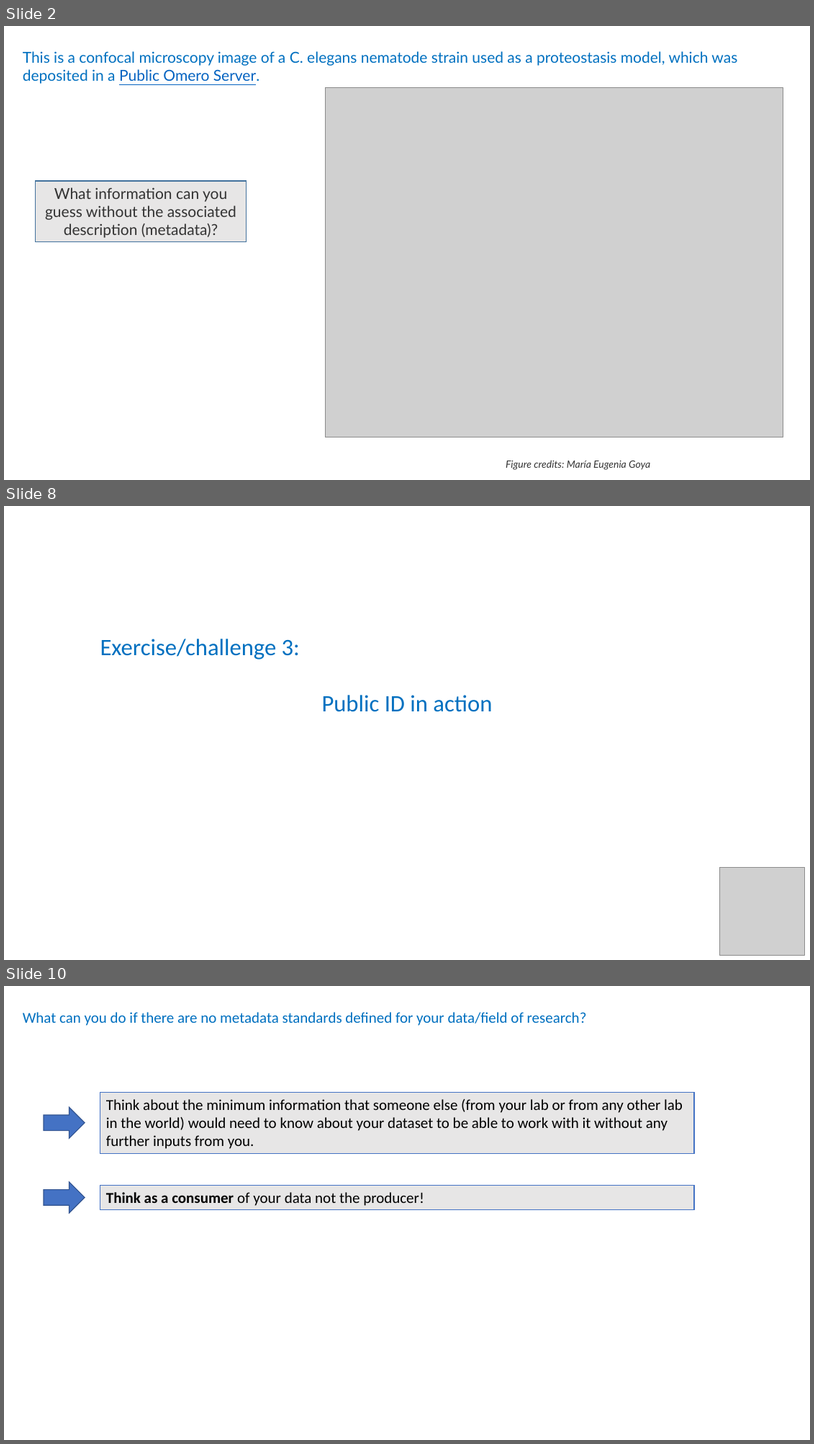
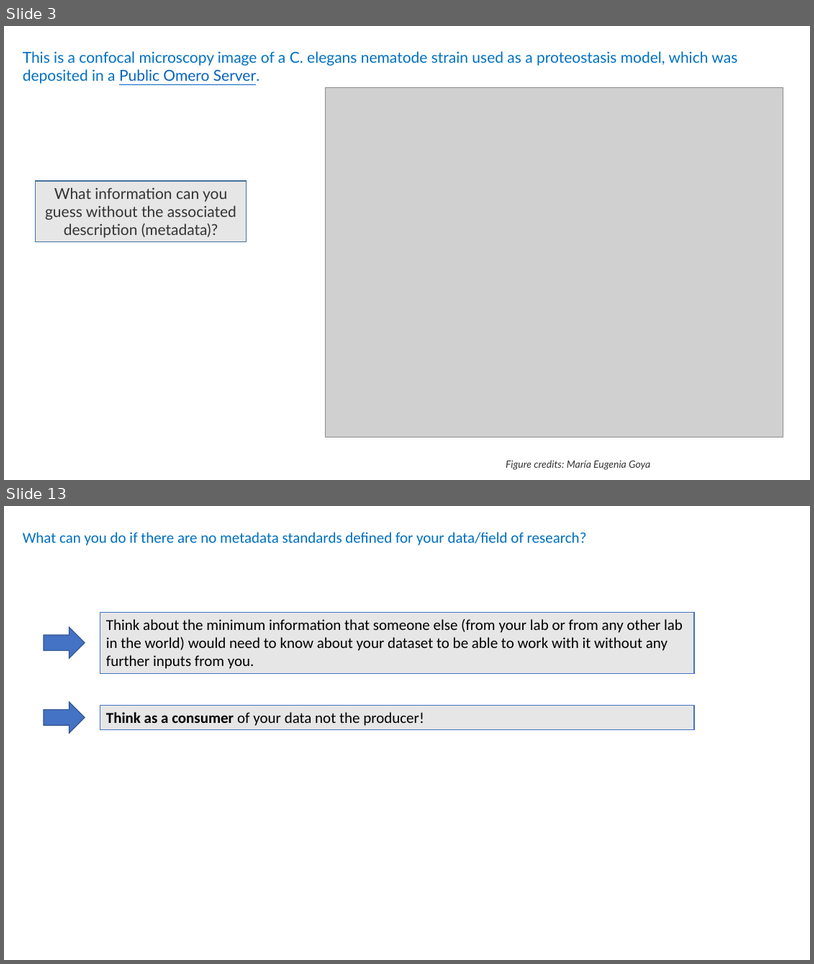
Before and after one commit to tobyhodges/solid-waddle, a slide deck: instructors/04-intro-to-metadata.pptx. Shown one above the other, each under a label of ours: slides 2, 8 and 10 before the commit, slides 3 and 13 after it; the slides between them are not shown. The pictures are 814x1444 and 814x964 pixels, drawn with LibreOffice and Linux fonts; fonts in the diff are those of the drawing; grey boxes stand for pictures. Boxes give left, top, right and bottom in pixels: in the first picture for what was removed or moved away, otherwise in the second. Text is boxed around its words. In the diff, an @@ line names an element or a change of style, - is before the commit and + after.

```diff
--- a/instructors/04-intro-to-metadata.pptx
+++ b/instructors/04-intro-to-metadata.pptx
@@ slide 8 removed at (4,506,810,960), background #FFFFFF @@
@@ text removed at (100,638,492,712) @@
-Exercise/challenge 3:
-Public ID in action
@@ picture removed at (720,867,805,955) @@
@@ what was slide 2 is now slide 3 @@
@@ what was slide 10 is now slide 13 @@
```
Also in this commit, not shown: 2 slides changed, 6 slides added, 2 other slides removed, 2 other files.
